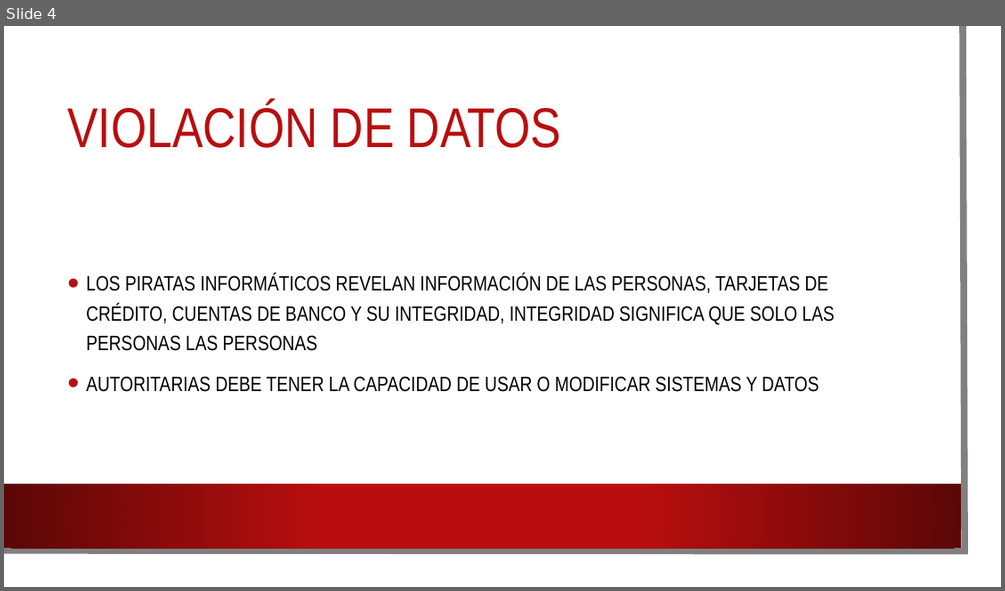
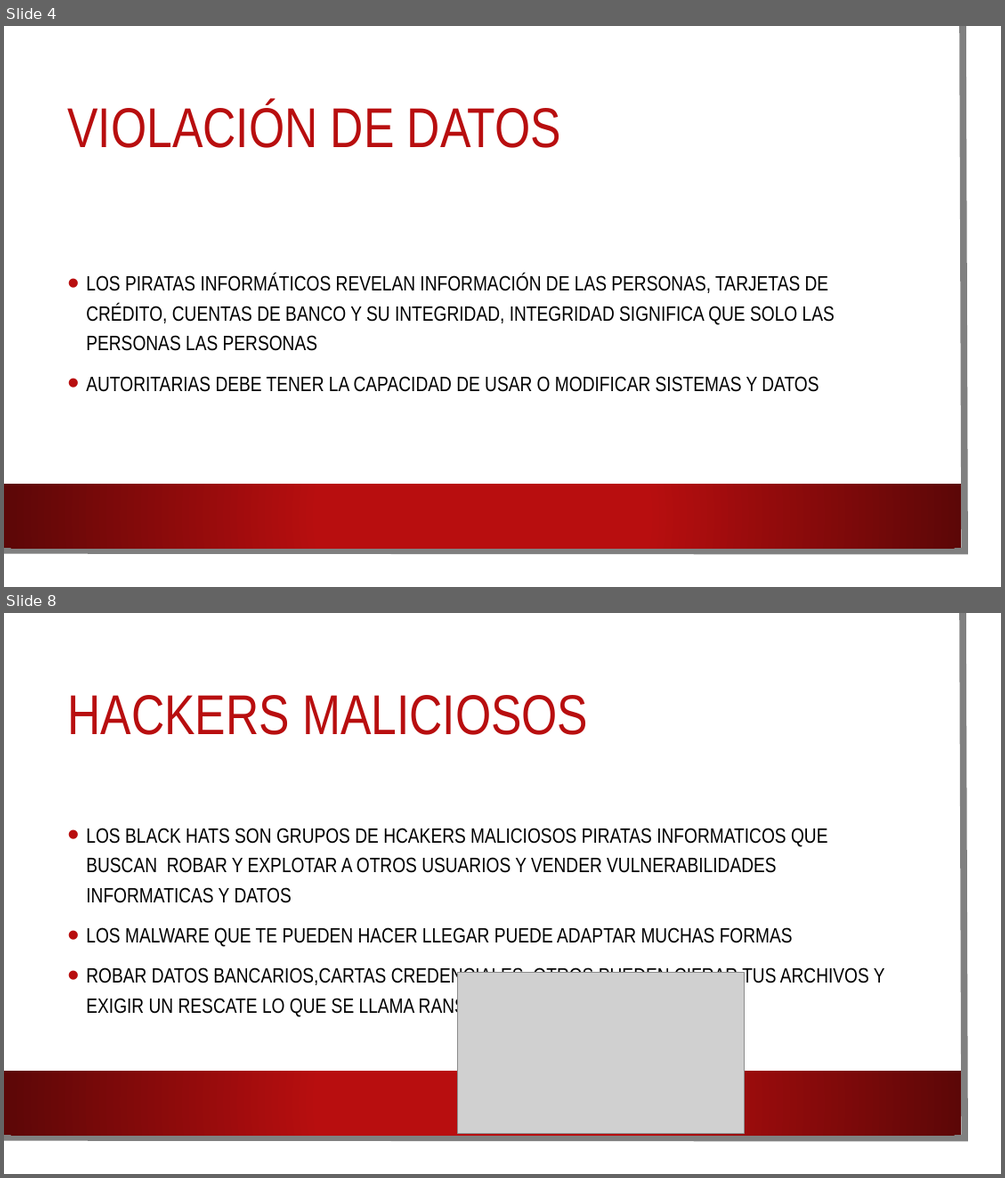
Before and after one commit to erickevsh/ImpSofSisIn, a slide deck: Ciber seguridad.pptx. Shown one above the other, each under a label of ours: slide 4 before the commit, slides 4 and 8 after it; the slides between them are not shown. The pictures are 1005x591 and 1005x1178 pixels, drawn with LibreOffice and Linux fonts; fonts in the diff are those of the drawing; grey boxes stand for pictures; background and template pictures are left out. Boxes give left, top, right and bottom in pixels: in the first picture for what was removed or moved away, otherwise in the second. Text is boxed around its words. In the diff, an @@ line names an element or a change of style, - is before the commit and + after.

```diff
--- a/Ciber seguridad.pptx
+++ b/Ciber seguridad.pptx
@@ slide 8 added at [4,613,1001,1174], background picture (left out); not listed: 3 template elements that a slide beside it also shows @@
@@ title added at [67,695,588,735], 54 pt, text #B80E0F @@
+HACKERS MALICIOSOS
@@ text added at [86,827,885,1017], 20 pt, text #000000 @@
+• LOS BLACK HATS SON GRUPOS DE HCAKERS MALICIOSOS PIRATAS INFORMATICOS QUE BUSCAN ROBAR Y EXPLOTAR A OTROS USUARIOS Y VENDER VULNERABILIDADES INFORMATICAS Y DATOS
+• LOS MALWARE QUE TE PUEDEN HACER LLEGAR PUEDE ADAPTAR MUCHAS FORMAS
+• ROBAR DATOS BANCARIOS,CARTAS CREDENCIALES ,OTROS PUEDEN CIFRAR TUS ARCHIVOS Y EXIGIR UN RESCATE LO QUE SE LLAMA RANSOMWARE
@@ picture added at [458,972,744,1133] @@
```
Also in this commit, not shown: 5 other slides added.
